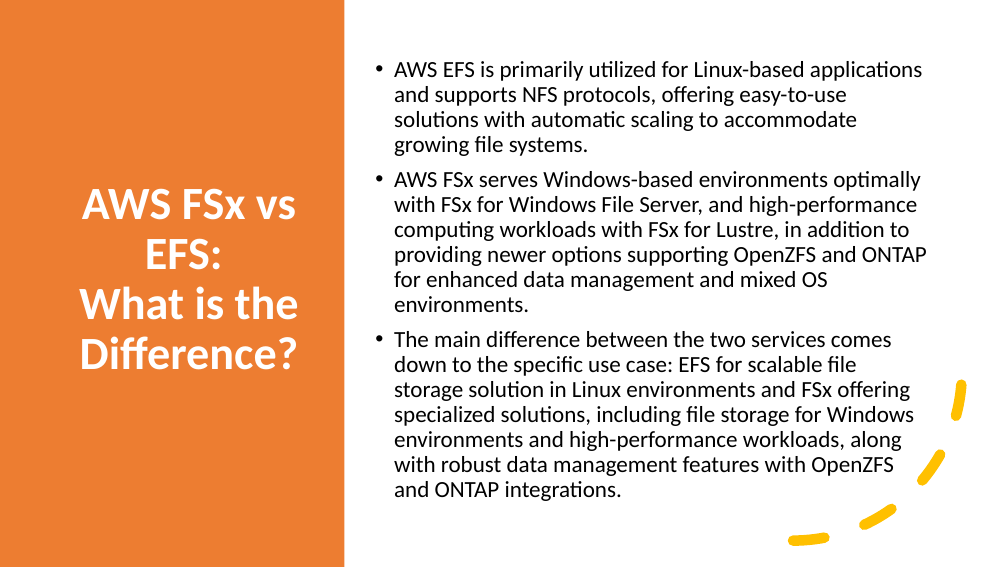
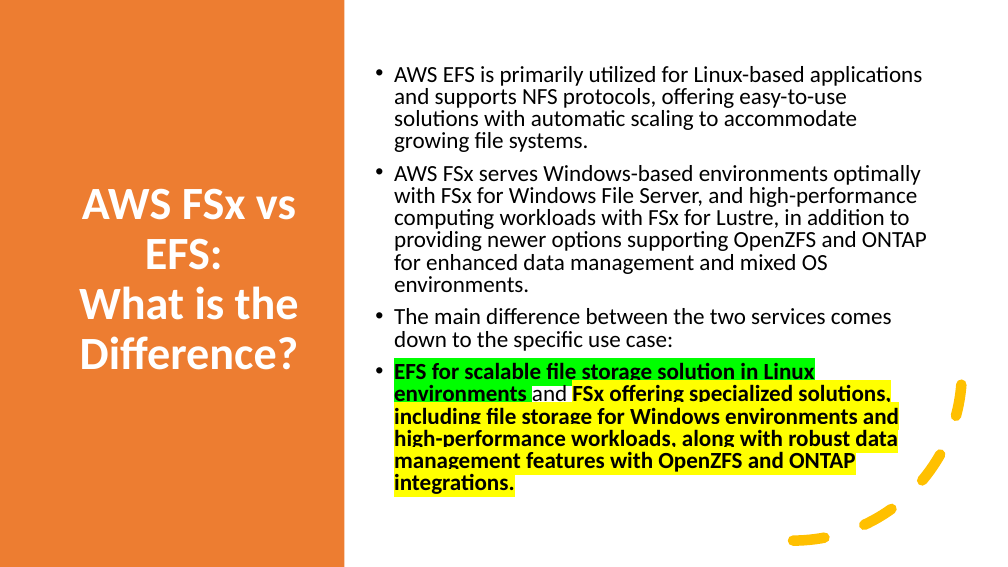
Before and after one commit to IlyaChakun/aws-iba-courses, a slide deck: slide 22 of lecture-materials/Storage/FSx/fsx.pptx. Drawn at 1008x567 pixels with LibreOffice and Linux fonts; fonts in the diff are those of the drawing. Boxes give left, top, right and bottom in pixels: in the first picture for what was removed or moved away, otherwise in the second. Text is boxed around its words. In the diff, an @@ line names an element or a change of style, - is before the commit and + after.

```diff
--- a/lecture-materials/Storage/FSx/fsx.pptx
+++ b/lecture-materials/Storage/FSx/fsx.pptx
@@ text at [394,66,927,292]: line spacing 0.9 to 0.8 @@
@@ text at [394,308,899,494]: text changed; bold on @@
-• The main difference between the two services comes down to the specific use case: EFS for scalable file storage solution in Linux environments and FSx offering specialized solutions, including file storage for Windows environments and high-performance workloads, along with robust data management features with OpenZFS and ONTAP integrations.
+• The main difference between the two services comes down to the specific use case:
+• EFS for scalable file storage solution in Linux environments and FSx offering specialized solutions, including file storage for Windows environments and high-performance workloads, along with robust data management features with OpenZFS and ONTAP integrations.
```
Also in this commit, not shown: 11 other slides changed, 15 other files.
